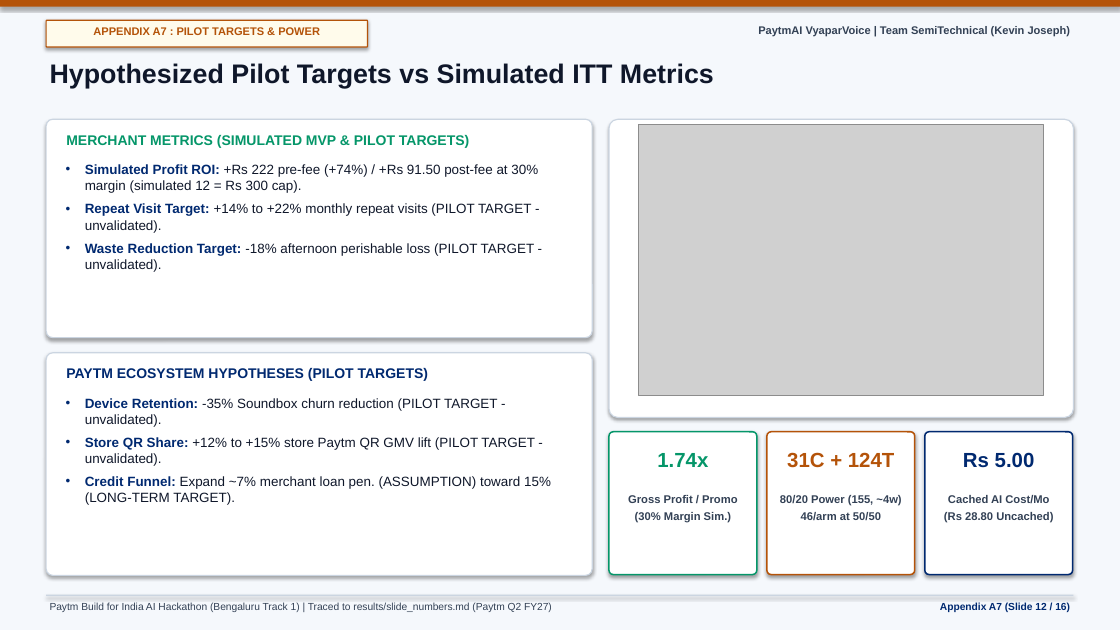
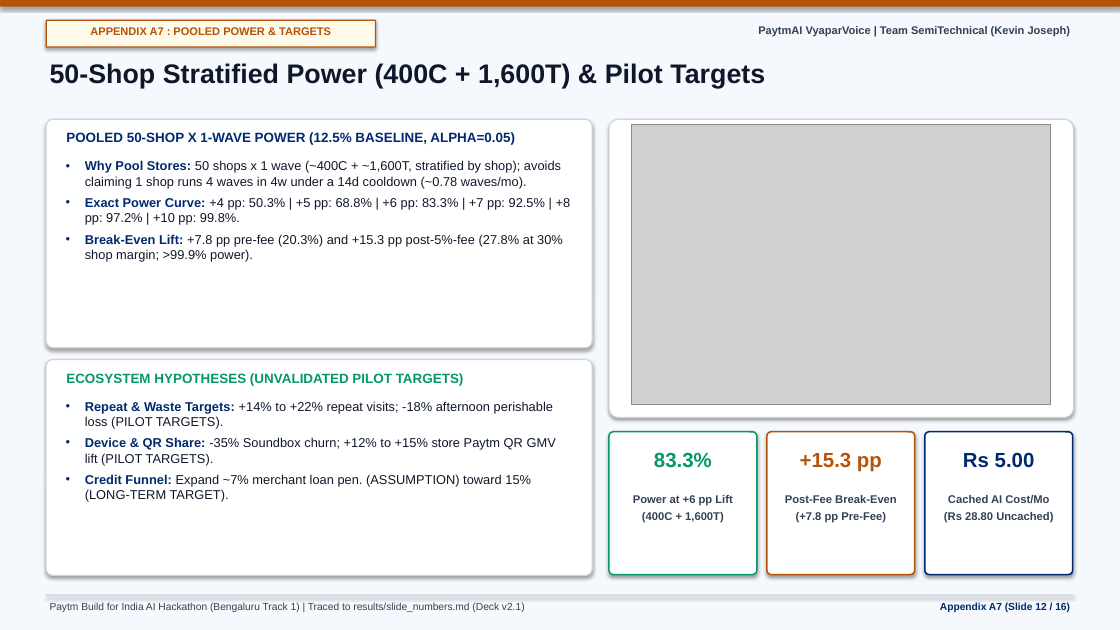
Before and after one commit to somebeing2/paytmai-vyaparvoice, a slide deck: slide 12 of deck/v2/PaytmAI_VyaparVoice_v2.pptx. Drawn at 1120x630 pixels with LibreOffice and Linux fonts; fonts in the diff are those of the drawing; grey boxes stand for pictures. Boxes give left, top, right and bottom in pixels: in the first picture for what was removed or moved away, otherwise in the second. Text is boxed around its words. In the diff, an @@ line names an element or a change of style, - is before the commit and + after.

Commit message:
docs(deck-v2.1): pooled 50-shop pilot power, A9 profit CI rule, EN author-checked status, plain capability tiles, Q4 cap-refusal Q&A, and P1 Stage 2 plan [skip render]

```diff
--- a/deck/v2/PaytmAI_VyaparVoice_v2.pptx
+++ b/deck/v2/PaytmAI_VyaparVoice_v2.pptx
@@ rounded rectangle: place and size @@
-rounded rectangle at [46,20,368,47]
+rounded rectangle at [46,20,376,47]
@@ text at [90,27,331,35]: text changed @@
-APPENDIX A7 : PILOT TARGETS & POWER
+APPENDIX A7 : POOLED POWER & TARGETS
@@ text at [50,63,765,89]: text changed @@
-Hypothesized Pilot Targets vs Simulated ITT Metrics
+50-Shop Stratified Power (400C + 1,600T) & Pilot Targets
@@ rounded rectangle: place and size @@
-rounded rectangle at [46,119,592,338]
+rounded rectangle at [46,119,592,348]
@@ text at [66,132,515,145]: text changed; size 12 to 11.5 pt; text colour #059669 to #002970 @@
-MERCHANT METRICS (SIMULATED MVP & PILOT TARGETS)
+POOLED 50-SHOP X 1-WAVE POWER (12.5% BASELINE, ALPHA=0.05)
@@ picture: place and size @@
-picture at [639,124,1044,396]
+picture at [632,124,1050,405]
@@ text at [85,160,571,262]: text changed; size 11.5 to 11 pt @@
-• Simulated Profit ROI: +Rs 222 pre-fee (+74%) / +Rs 91.50 post-fee at 30% margin (simulated 12 = Rs 300 cap).
-• Repeat Visit Target: +14% to +22% monthly repeat visits (PILOT TARGET - unvalidated).
-• Waste Reduction Target: -18% afternoon perishable loss (PILOT TARGET - unvalidated).
+• Why Pool Stores: 50 shops x 1 wave (~400C + ~1,600T, stratified by shop); avoids claiming 1 shop runs 4 waves in 4w under a 14d cooldown (~0.78 waves/mo).
+• Exact Power Curve: +4 pp: 50.3% | +5 pp: 68.8% | +6 pp: 83.3% | +7 pp: 92.5% | +8 pp: 97.2% | +10 pp: 99.8%.
+• Break-Even Lift: +7.8 pp pre-fee (20.3%) and +15.3 pp post-5%-fee (27.8% at 30% shop margin; >99.9% power).
@@ rounded rectangle: place and size @@
-rounded rectangle at [46,353,592,576]
+rounded rectangle at [46,360,592,576]
@@ text at [66,373,464,386]: text changed; size 12 to 11.5 pt; text colour #002970 to #059669 @@
-PAYTM ECOSYSTEM HYPOTHESES (PILOT TARGETS)
+ECOSYSTEM HYPOTHESES (UNVALIDATED PILOT TARGETS)
@@ text at [85,401,556,465]: text changed; size 11.5 to 11 pt @@
-• Device Retention: -35% Soundbox churn reduction (PILOT TARGET - unvalidated).
-• Store QR Share: +12% to +15% store Paytm QR GMV lift (PILOT TARGET - unvalidated).
+• Repeat & Waste Targets: +14% to +22% repeat visits; -18% afternoon perishable loss (PILOT TARGETS).
+• Device & QR Share: -35% Soundbox churn; +12% to +15% store Paytm QR GMV lift (PILOT TARGETS).
@@ text at [85,474,531,502]: size 11.5 to 11 pt in "Credit Funnel: Expand ~7% merchant loan pen. ..."; less space between paragraphs @@
@@ text at [654,452,712,468]: text changed @@
-1.74x
+83.3%
@@ text at [800,452,882,472]: text changed @@
-31C + 124T
++15.3 pp
@@ text at [633,495,732,523]: text changed @@
-Gross Profit / Promo
-(30% Margin Sim.)
+Power at +6 pp Lift
+(400C + 1,600T)
@@ text at [785,495,897,523]: text changed @@
-80/20 Power (155, ~4w)
-46/arm at 50/50
+Post-Fee Break-Even
+(+7.8 pp Pre-Fee)
@@ text at [50,603,525,612]: text changed @@
-Paytm Build for India AI Hackathon (Bengaluru Track 1) | Traced to results/slide_numbers.md (Paytm Q2 FY27)
+Paytm Build for India AI Hackathon (Bengaluru Track 1) | Traced to results/slide_numbers.md (Deck v2.1)
```
Also in this commit, not shown: 15 other slides changed, 9 other files.
